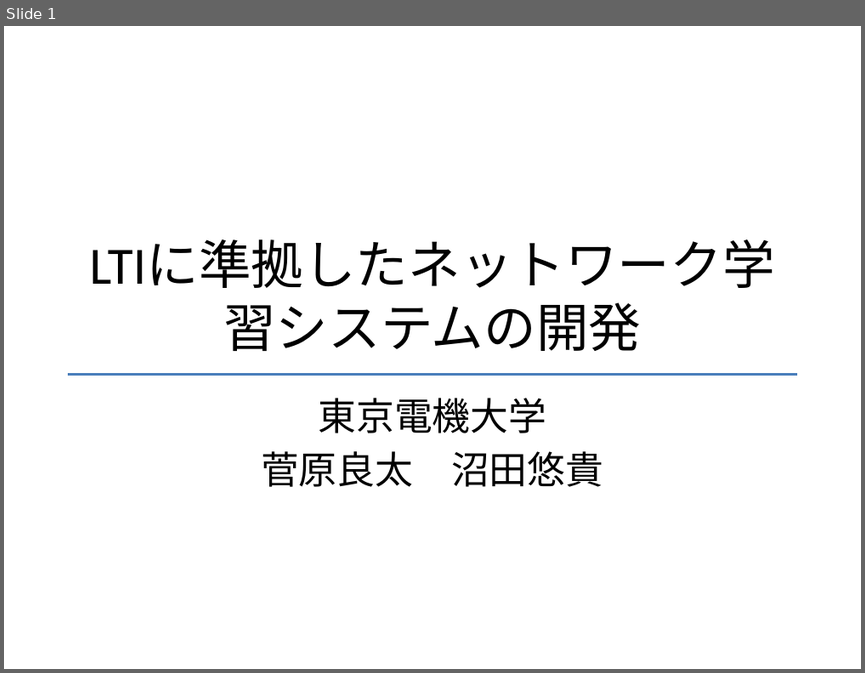
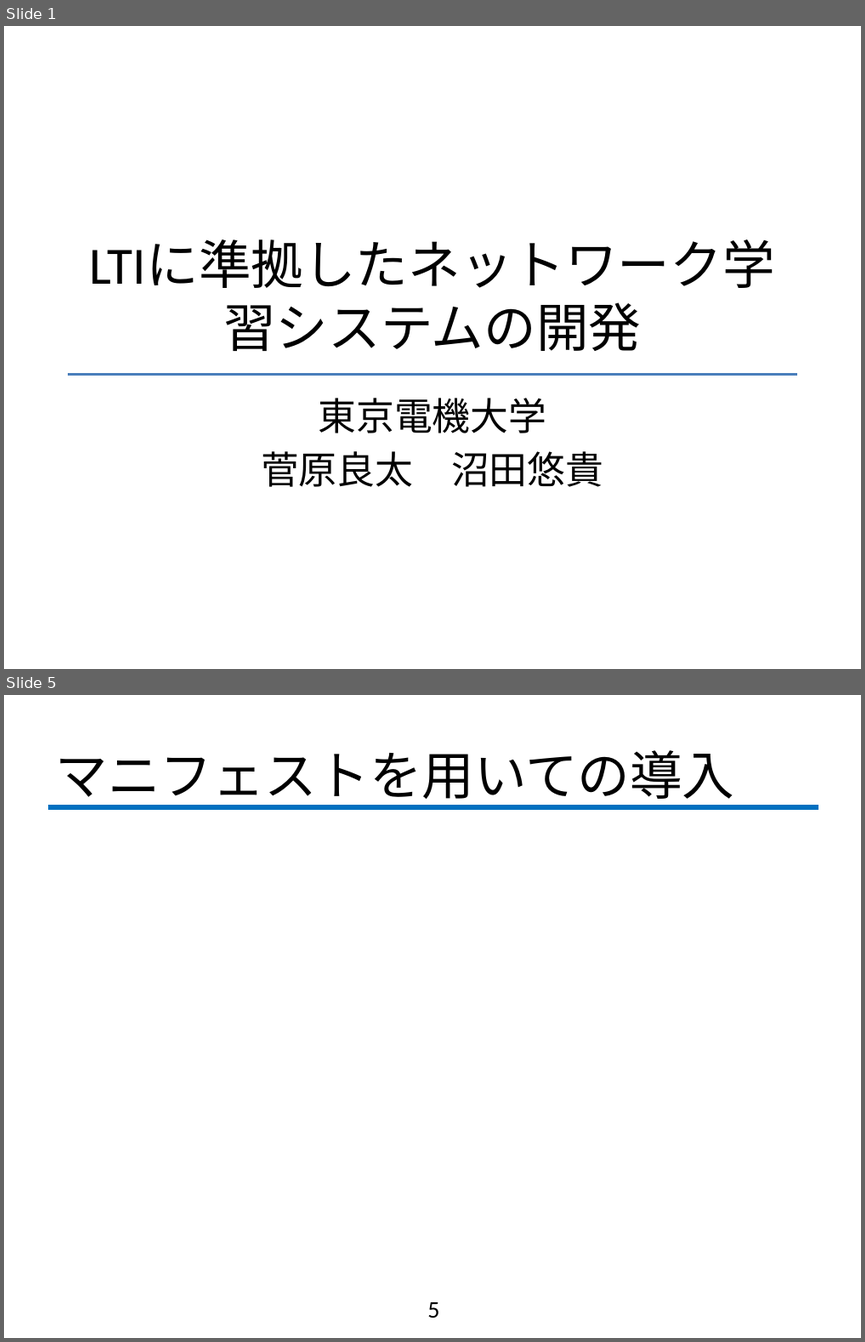
Before and after one commit to fujiLabo/fuji_simu, a slide deck: 1005進捗.pptx. Shown one above the other, each under a label of ours: slide 1 before the commit, slides 1 and 5 after it; the slides between them are not shown. The pictures are 865x673 and 865x1342 pixels, drawn with LibreOffice and Linux fonts; fonts in the diff are those of the drawing; background and template pictures are left out. Boxes give left, top, right and bottom in pixels: in the first picture for what was removed or moved away, otherwise in the second. Text is boxed around its words. In the diff, an @@ line names an element or a change of style, - is before the commit and + after.

```diff
--- a/1005進捗.pptx
+++ b/1005進捗.pptx
@@ slide 5 added at [4, 695, 861, 1338], background #FFFFFF @@
@@ title added at [55, 750, 734, 808], 44 pt, text #000000 @@
+マニフェストを用いての導入
@@ line added from (47, 807) to (818, 807), #0070C0 4 pt @@
@@ page number added at [427, 1302, 439, 1318], 20 pt, text #000000 @@
+5
```
Also in this commit, not shown: 7 other slides added.
